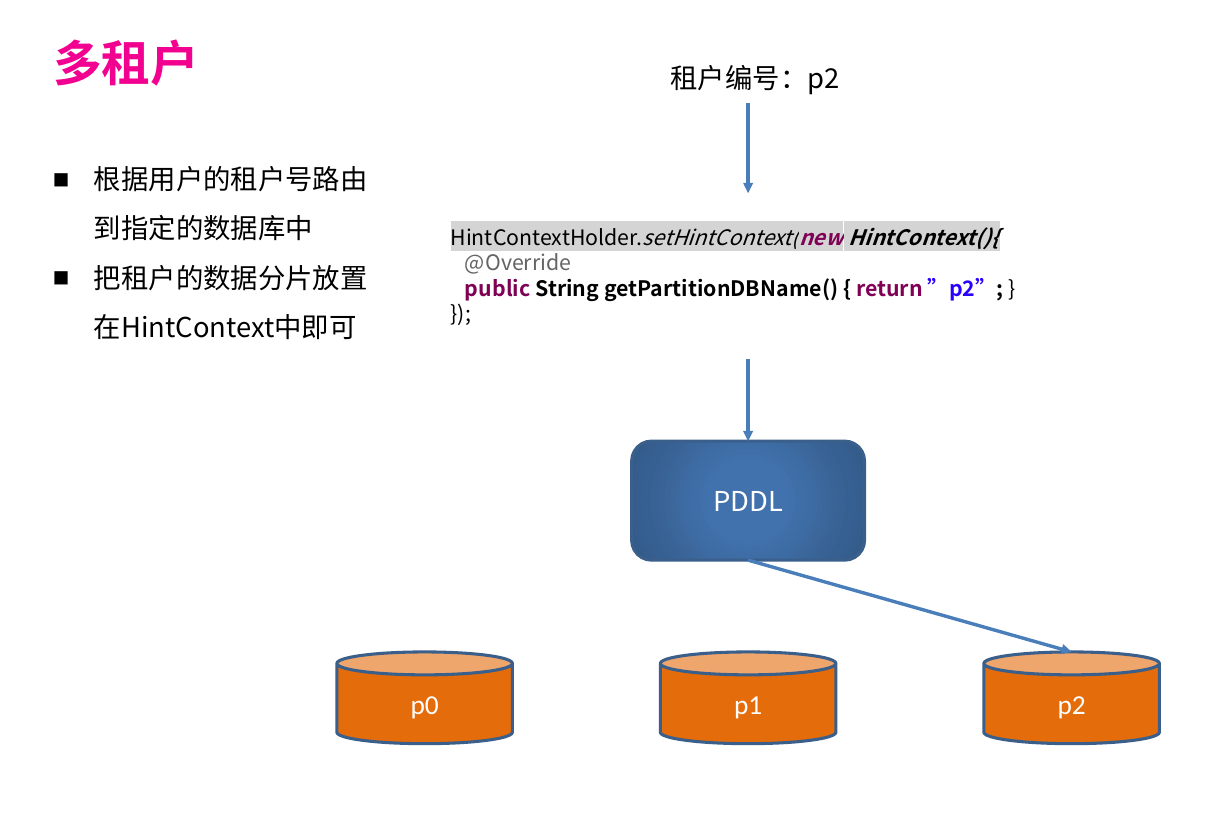
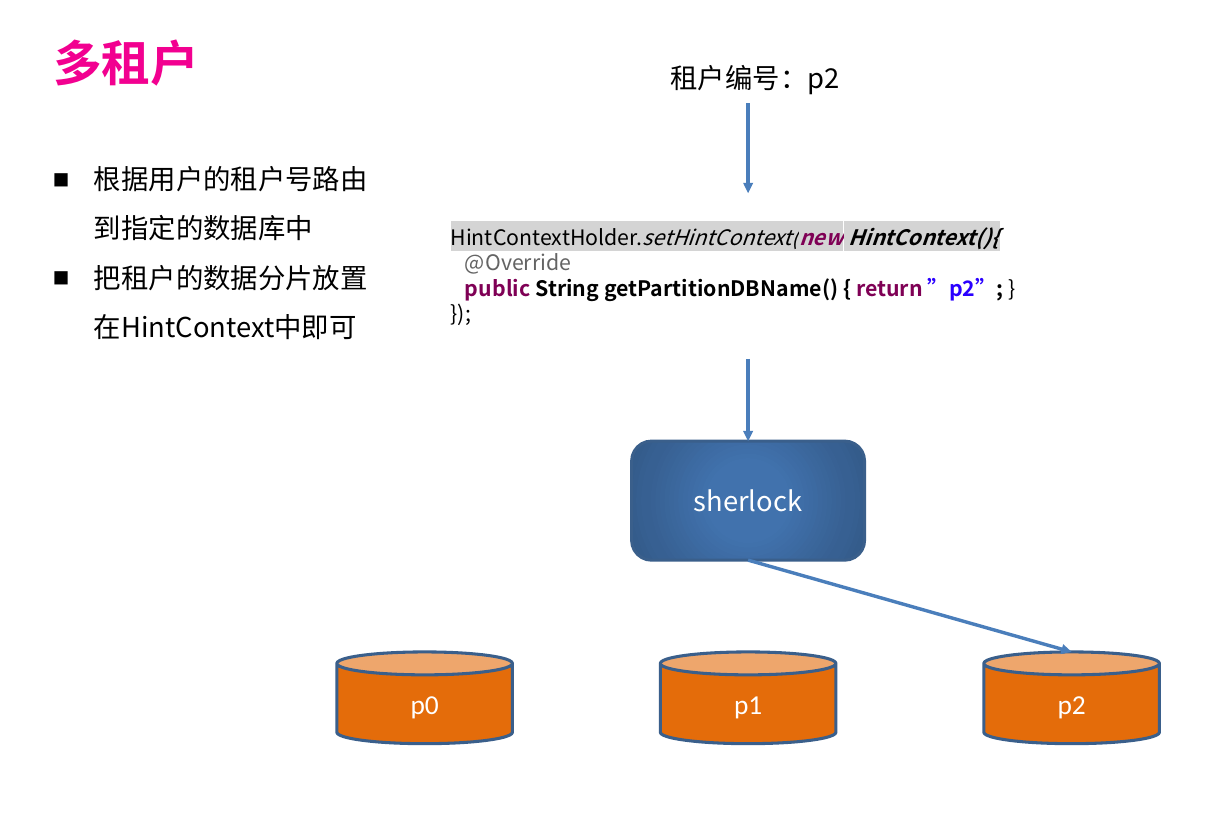
Before and after one commit to balancebeam/sherlock, a slide deck: slide 23 of sherlock-doc/数据路由介绍.pptx. Drawn at 1232x821 pixels with LibreOffice and Linux fonts; fonts in the diff are those of the drawing; background and template pictures are left out. Boxes give left, top, right and bottom in pixels: in the first picture for what was removed or moved away, otherwise in the second. Text is boxed around its words. In the diff, an @@ line names an element or a change of style, - is before the commit and + after.

```diff
--- a/sherlock-doc/数据路由介绍.pptx
+++ b/sherlock-doc/数据路由介绍.pptx
@@ text in rounded rectangle at (x1=694, y1=489, x2=803, y2=512): text changed @@
-PDDL
+sherlock
```
Also in this commit, not shown: 9 other slides changed, 1 other file.
